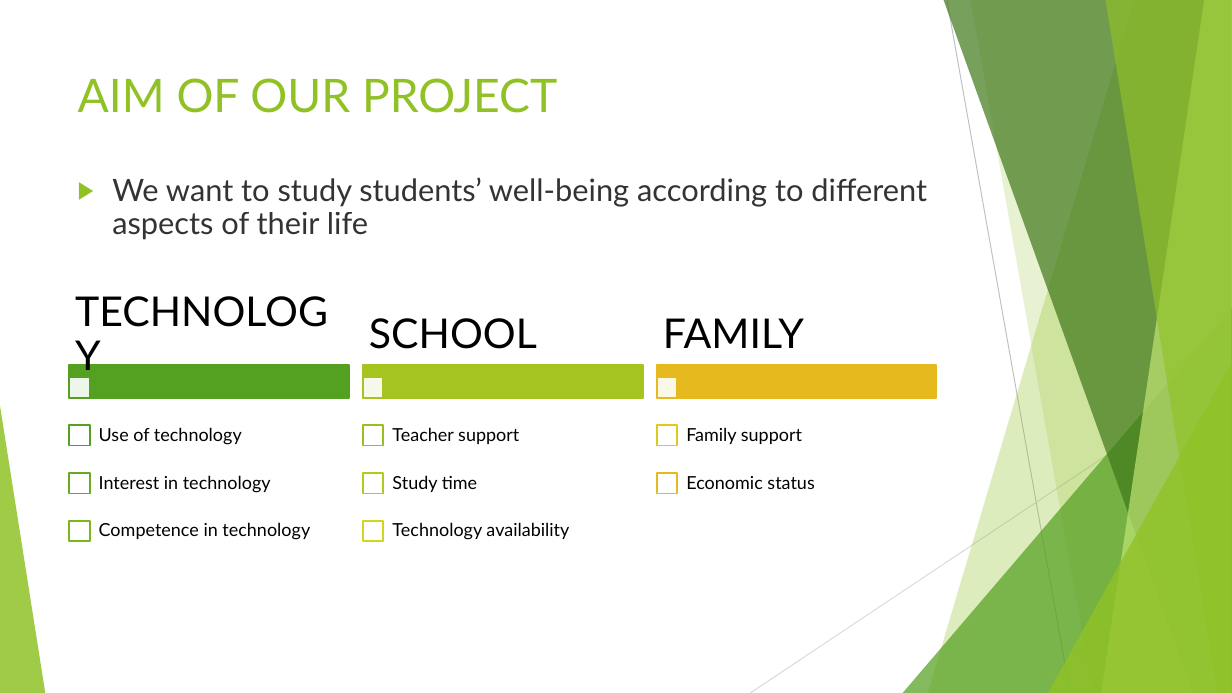
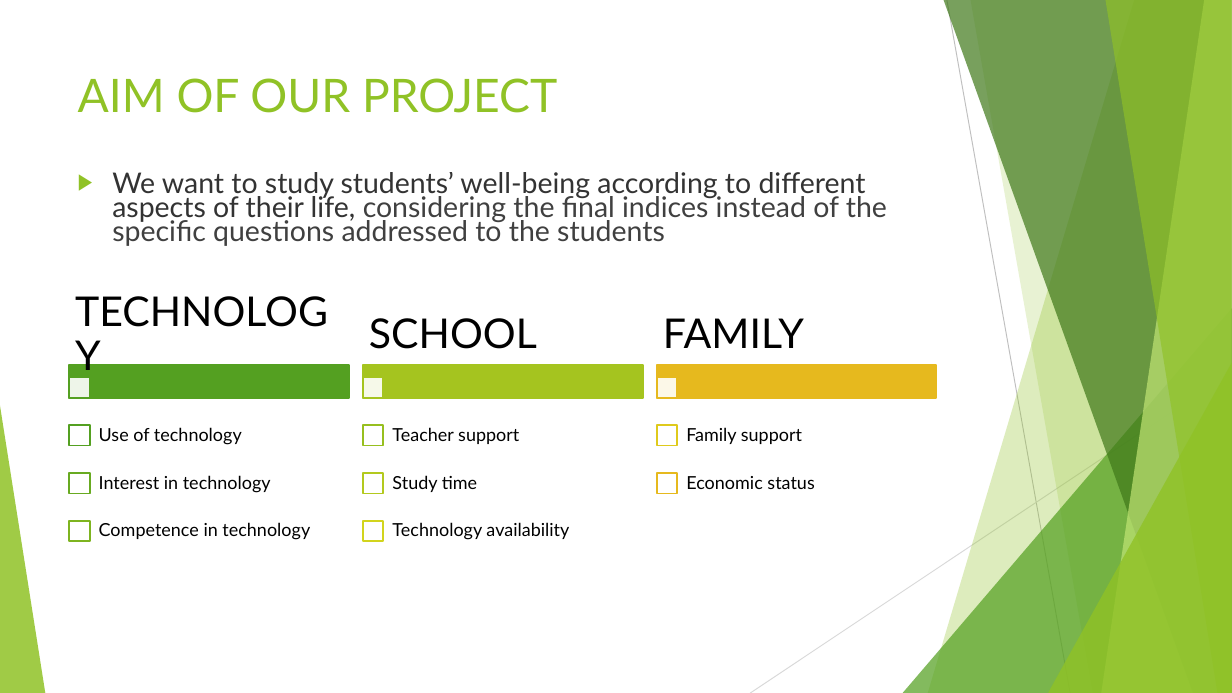
Before and after one commit to federicomor/progetto-applied, a slide deck: slide 2 of showcase/prese.pptx. Drawn at 1232x693 pixels with LibreOffice and Linux fonts; fonts in the diff are those of the drawing. Boxes give left, top, right and bottom in pixels: in the first picture for what was removed or moved away, otherwise in the second. Text is boxed around its words. In the diff, an @@ line names an element or a change of style, - is before the commit and + after.

```diff
--- a/showcase/prese.pptx
+++ b/showcase/prese.pptx
@@ text at box(112, 172, 887, 246): text changed; size 24 to 22.2 pt; text colour #000000 at 80% opacity to #404040 @@
-▶ We want to study students’ well-being according to different aspects of their life
+▶ We want to study students’ well-being according to different aspects of their life, considering the final indices instead of the specific questions addressed to the students
```
Also in this commit, not shown: 4 other slides changed, 1 other file.
